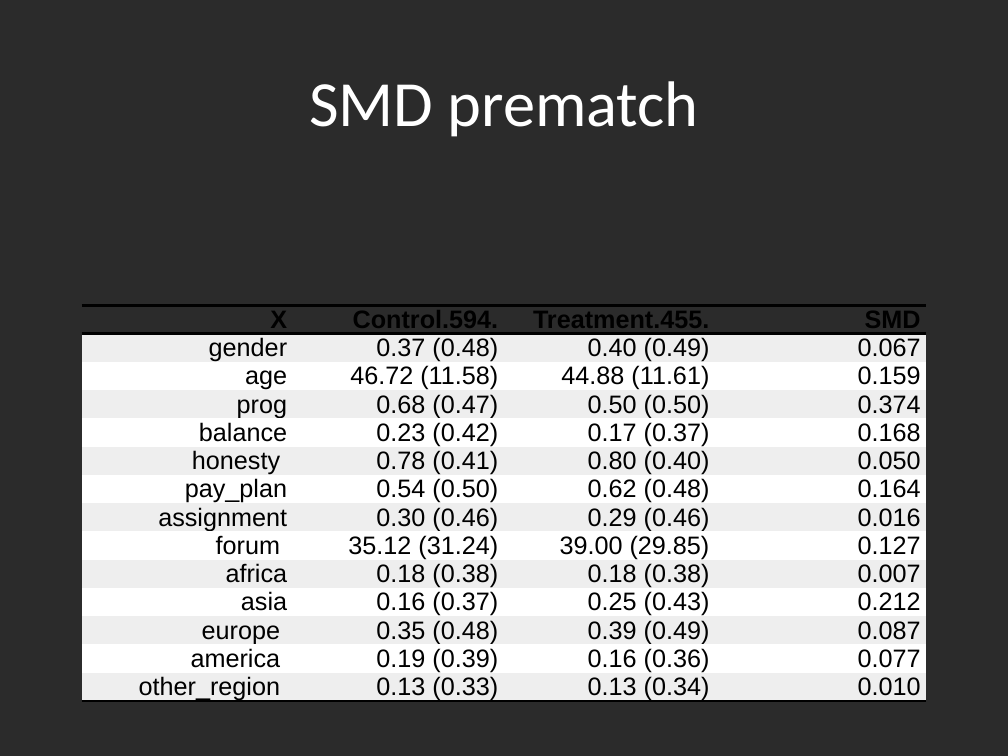
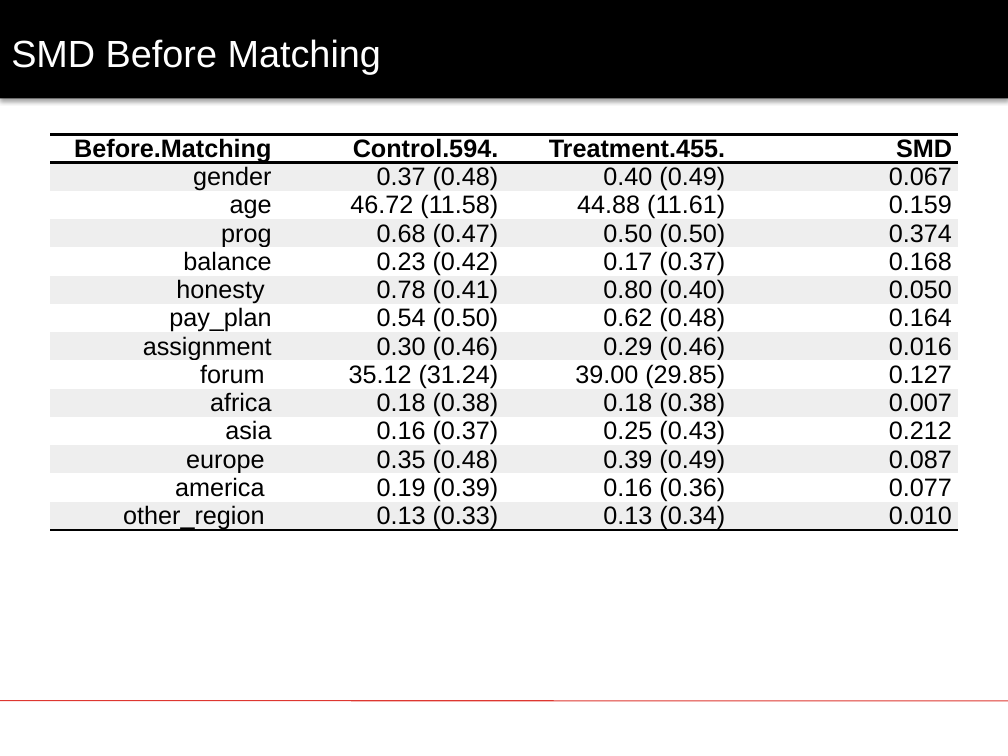
Before and after one commit to anhualin/MyLearning, a slide deck: slide 21 of FDA2018/FDA_Presentation.pptx (slide 18 before the commit). Drawn at 1008x756 pixels with LibreOffice and Linux fonts; fonts in the diff are those of the drawing; background and template pictures are left out; a plain dark background stands for a picture behind light text. Boxes give left, top, right and bottom in pixels: in the first picture for what was removed or moved away, otherwise in the second. Text is boxed around its words. In the diff, an @@ line names an element or a change of style, - is before the commit and + after.

```diff
--- a/FDA2018/FDA_Presentation.pptx
+++ b/FDA2018/FDA_Presentation.pptx
@@ background picture (left out) to #FFFFFF @@
@@ rectangle added at bbox=[0, 0, 1008, 99], fill #000000 @@
@@ title at bbox=[11, 39, 381, 74]: text changed; size 46 to 27 pt; font Calibri to Arial @@
-SMD prematch
+SMD Before Matching
@@ table at bbox=[50, 134, 958, 675] @@
-row 1, column 1: X
+row 1, column 1: Before.Matching
@@ table: place and size @@
-table at bbox=[82, 305, 928, 705]
+table at bbox=[50, 134, 958, 675]
@@ line added from (0, 701) to (1008, 701), #DE3730 0.75 pt @@
```
Also in this commit, not shown: 19 other slides changed, 12 slides added, 1 slide removed, 4 other files.
